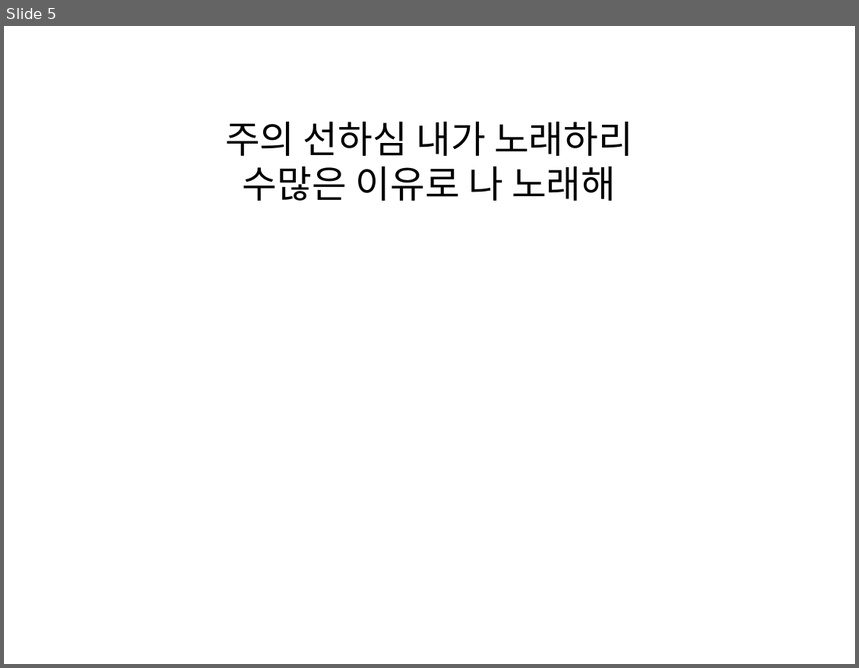
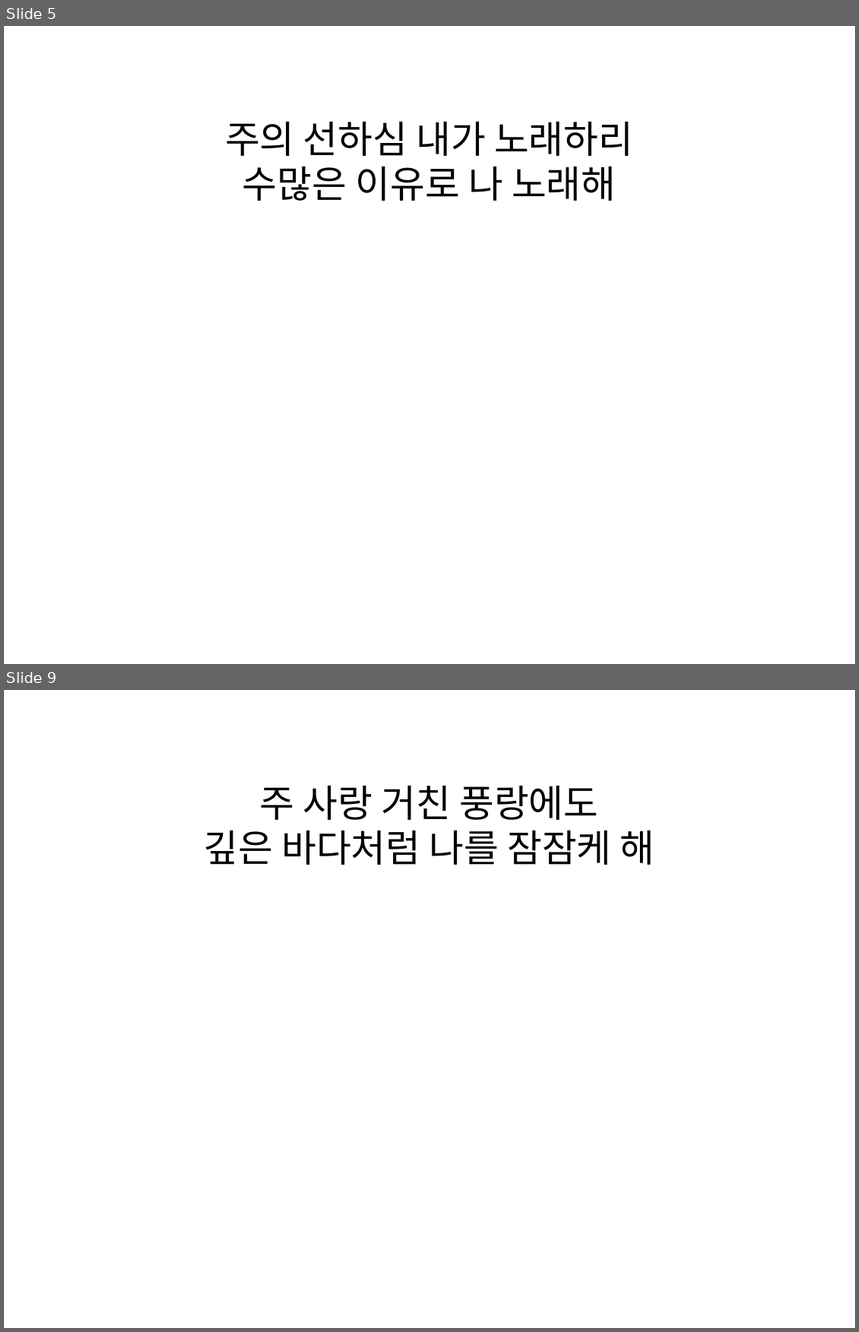
Before and after one commit to daeryuk/MusicSheetToPPT, a slide deck: static/output.pptx. Shown one above the other, each under a label of ours: slide 5 before the commit, slides 5 and 9 after it; the slides between them are not shown. The pictures are 859x668 and 859x1332 pixels, drawn with LibreOffice and Linux fonts; fonts in the diff are those of the drawing. Boxes give left, top, right and bottom in pixels: in the first picture for what was removed or moved away, otherwise in the second. Text is boxed around its words. In the diff, an @@ line names an element or a change of style, - is before the commit and + after.

```diff
--- a/static/output.pptx
+++ b/static/output.pptx
@@ slide 9 added at [4, 690, 855, 1328], background #FFFFFF @@
@@ text added at [204, 786, 655, 865], 32 pt, text #000000 @@
+주 사랑 거친 풍랑에도
+깊은 바다처럼 나를 잠잠케 해
```
Also in this commit, not shown: 1 slide changed, 4 other slides added, 6 slides removed, 2 other files.
